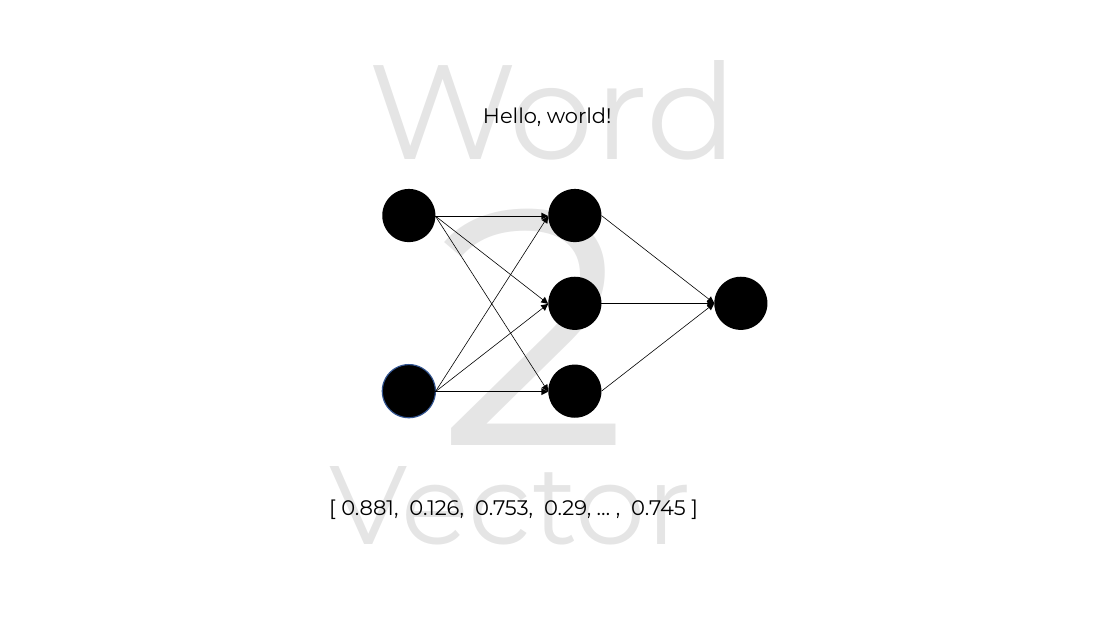
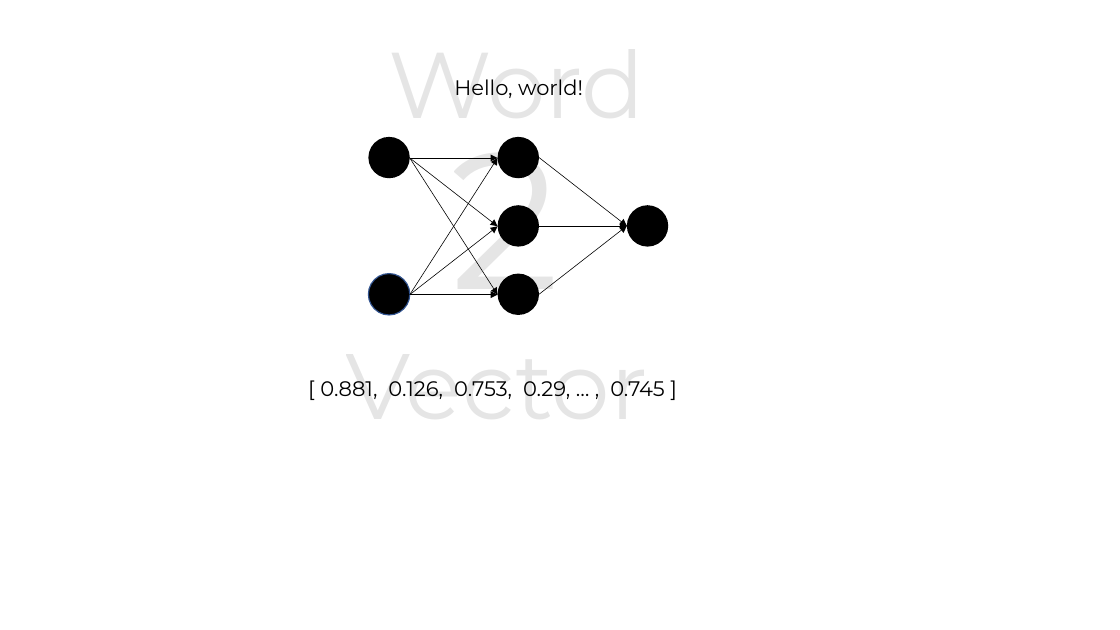
Before and after one commit to eumendies/eumendies.github.io, a slide deck: slide 1 of 2023/06/24/使用词向量和余弦相似度进行文本查重/新建 Microsoft PowerPoint 演示文稿.pptx. Drawn at 1120x630 pixels with LibreOffice and Linux fonts; fonts in the diff are those of the drawing. Boxes give left, top, right and bottom in pixels: in the first picture for what was removed or moved away, otherwise in the second. Text is boxed around its words. In the diff, an @@ line names an element or a change of style, - is before the commit and + after.

```diff
--- a/2023/06/24/使用词向量和余弦相似度进行文本查重/新建 Microsoft PowerPoint 演示文稿.pptx
+++ b/2023/06/24/使用词向量和余弦相似度进行文本查重/新建 Microsoft PowerPoint 演示文稿.pptx
@@ text "Word": place and size @@
-text "Word" at (368,107,737,190)
+text "Word" at (389,79,646,140)
@@ text "Word" at (389,79,646,140): size 115 to 80 pt @@
@@ text "Hello, world!": place and size @@
-text "Hello, world!" at (483,107,612,126)
+text "Hello, world!" at (454,79,583,98)
@@ text "2": place and size @@
-text "2" at (438,120,628,518)
+text "2" at (451,137,561,315)
@@ text "2" at (451,137,561,315): size 287 to 166 pt @@
@@ ellipse: place and size @@
-ellipse at (382,189,435,242)
+ellipse at (369,137,410,178)
@@ ellipse: place and size @@
-ellipse at (549,189,602,242)
+ellipse at (497,137,539,178)
@@ arrow moved from (435, 216) - (549, 216) to (410, 158) - (497, 158) @@
@@ arrow moved from (435, 216) - (549, 304) to (410, 158) - (497, 226) @@
@@ arrow moved from (435, 216) - (549, 392) to (410, 158) - (497, 295) @@
@@ arrow moved from (435, 392) - (549, 216) to (410, 295) - (497, 158) @@
@@ arrow moved from (602, 216) - (714, 303) to (539, 158) - (627, 226) @@
@@ ellipse: place and size @@
-ellipse at (549,277,602,330)
+ellipse at (497,205,539,246)
@@ ellipse: place and size @@
-ellipse at (714,277,767,330)
+ellipse at (627,205,668,246)
@@ arrow moved from (435, 392) - (549, 304) to (410, 295) - (497, 226) @@
@@ arrow moved from (602, 303) - (714, 303) to (539, 226) - (627, 226) @@
@@ arrow moved from (602, 392) - (714, 303) to (539, 294) - (627, 226) @@
@@ ellipse: place and size @@
-ellipse at (382,365,435,418)
+ellipse at (369,274,410,315)
@@ arrow moved from (435, 392) - (549, 392) to (410, 295) - (497, 295) @@
@@ ellipse: place and size @@
-ellipse at (549,365,602,418)
+ellipse at (497,274,539,315)
@@ text "Vector": place and size @@
-text "Vector" at (329,499,691,519)
+text "Vector" at (346,381,647,399)
@@ text "Vector" at (346,381,647,399): size 96 to 80 pt @@
@@ text "[ 0.881, 0.126, 0.753, 0.29, ...": place and size @@
-text "[ 0.881, 0.126, 0.753, 0.29, ..." at (341,500,686,518)
+text "[ 0.881, 0.126, 0.753, 0.29, ..." at (320,381,665,399)
```
Also in this commit, not shown: 2 other files.
